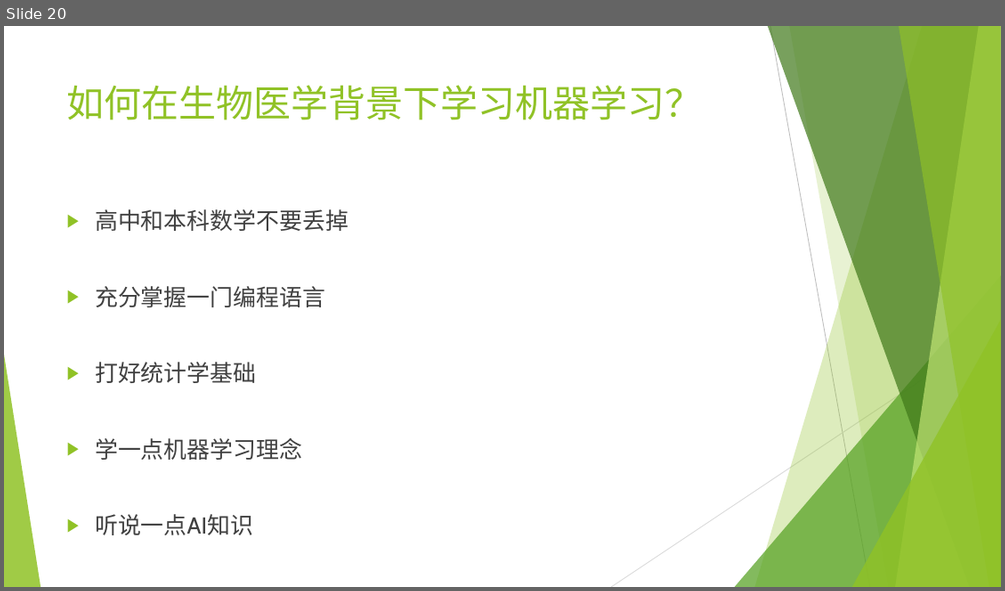
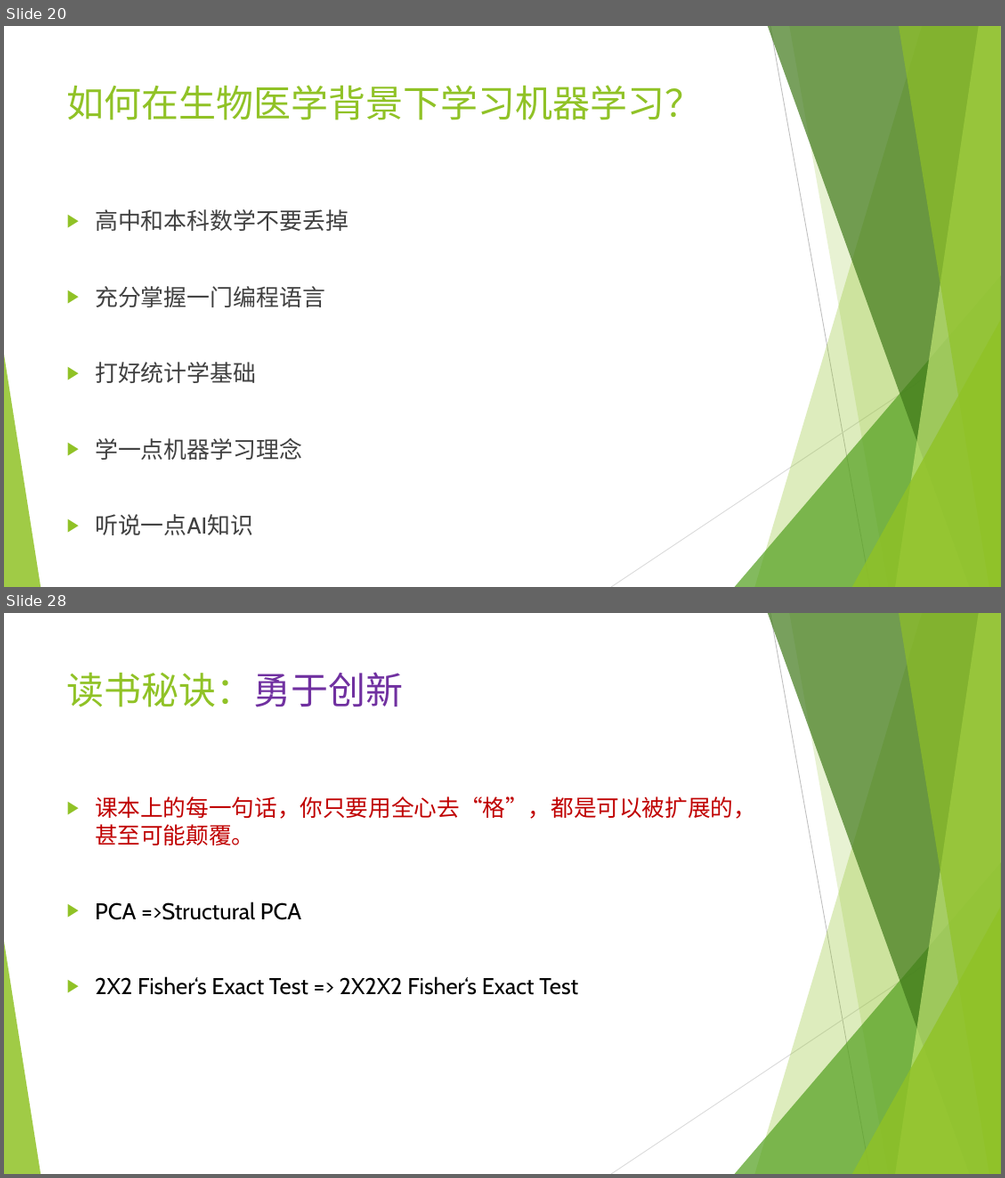
Before and after one commit to wangyi-fudan/BIOL130173, a slide deck: 0_why_and_how.pptx. Shown one above the other, each under a label of ours: slide 20 before the commit, slides 20 and 28 after it; the slides between them are not shown. The pictures are 1005x591 and 1005x1178 pixels, drawn with LibreOffice and Linux fonts; fonts in the diff are those of the drawing. Boxes give left, top, right and bottom in pixels: in the first picture for what was removed or moved away, otherwise in the second. Text is boxed around its words. In the diff, an @@ line names an element or a change of style, - is before the commit and + after.

```diff
--- a/0_why_and_how.pptx
+++ b/0_why_and_how.pptx
@@ slide 28 added at (4, 613, 1001, 1174), background #FFFFFF; not listed: 10 template elements that a slide beside it also shows @@
@@ title added at (67, 672, 404, 707), 36 pt, text #90C226 @@
+读书秘诀：勇于创新
@@ text added at (95, 796, 756, 995), 22 pt, text #000000 @@
+▶ 课本上的每一句话，你只要用全心去“格”，都是可以被扩展的，甚至可能颠覆。
+▶ PCA =>Structural PCA
+▶ 2X2 Fisher‘s Exact Test => 2X2X2 Fisher‘s Exact Test
```
Also in this commit, not shown: 2 slides changed, 8 other slides added.
